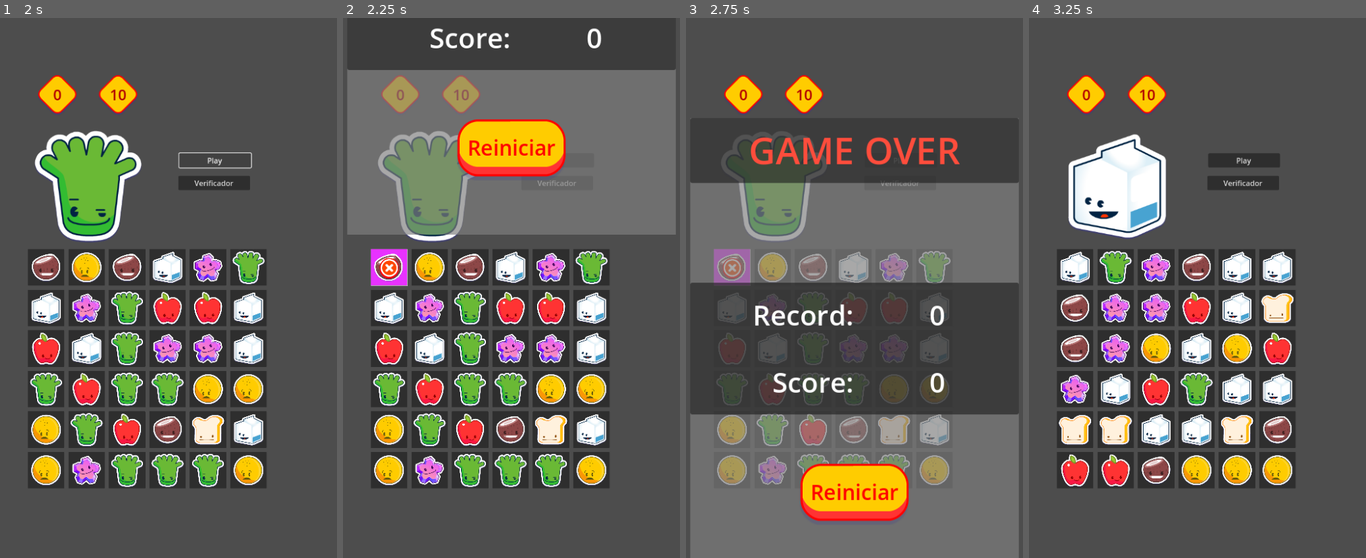
Above: before the commit, frames 1-4 (left to right).
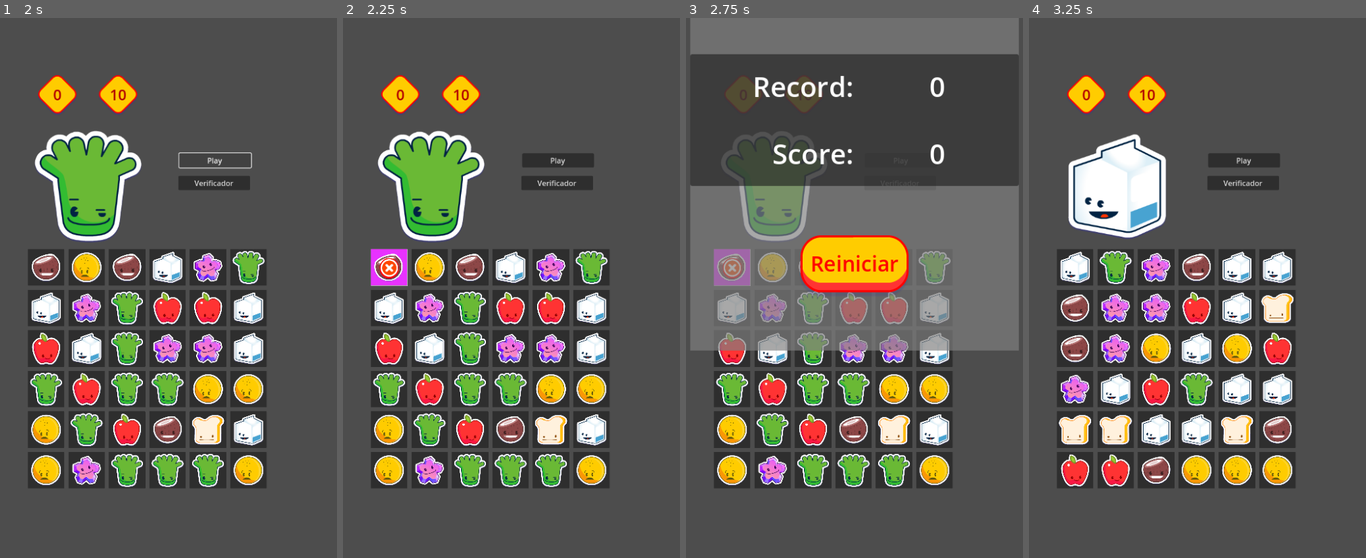
Above: after the commit, the same moments.

Repository: MermeladaMadre/Bootcamp-Godot-VGA
Game: Godot game, scene res://Escenas/manotazo.tscn
The game is run twice, just before and just after one commit, with the same random seed, the same clock (stepped at 60 frames per second) and the same inputs.
Inputs (mouse positions are in pixels of both pictures, inside the frame that each line leads up to):
- Up to frame 1 (2 s): click "Play" at 0.5 s; click "Play" at 1.25 s
- Up to frame 2 (2.25 s): click (390, 266) at 2.02 s
- Up to frame 3 (2.75 s): no input
- Up to frame 4 (3.25 s): click "Reiniciar" at 2.75 s

Frame 1 is identical in both runs. In frame 2, 30% of the frame differs, in the area x 1-99%, y 1-41%; in frame 3, 54%, in the area x 1-99%, y 0-100%; in frame 4, nothing differs.

Commit message:
Se agregó la escena Tweening

Diff:
--- /dev/null
+++ b/manotazo/Escenas/Tweening.tscn
@@ -0,0 +1,25 @@
+[gd_scene load_steps=4 format=3 uid="uid://bifdjkrggl7yy"]
+
+[ext_resource type="Script" uid="uid://bustlx6arer0e" path="res://Scripts/draganddrop.gd" id="1_rx73v"]
+[ext_resource type="Texture2D" uid="uid://df0xqp48qnpvl" path="res://imagenes/personajes/coco.png" id="2_rx73v"]
+[ext_resource type="Texture2D" uid="uid://bqt3kjdndl00c" path="res://imagenes/botones/iconLevel.png" id="3_mulva"]
+
+[node name="Node2D" type="Node2D"]
+script = ExtResource("1_rx73v")
+
+[node name="coco" type="Sprite2D" parent="."]
+position = Vector2(360, 415)
+scale = Vector2(3.291, 3)
+texture = ExtResource("2_rx73v")
+
+[node name="TextureButton" type="TextureButton" parent="."]
+offset_left = 577.0
+offset_top = 34.0
+offset_right = 705.0
+offset_bottom = 162.0
+texture_normal = ExtResource("3_mulva")
+
+[connection signal="button_down" from="TextureButton" to="." method="_on_texture_button_button_down"]
+[connection signal="button_up" from="TextureButton" to="." method="_on_texture_button_button_up"]
+[connection signal="mouse_entered" from="TextureButton" to="." method="_on_texture_button_mouse_entered"]
+[connection signal="pressed" from="TextureButton" to="." method="_on_texture_button_pressed"]
--- /dev/null
+++ b/manotazo/Scripts/draganddrop.gd
@@ -0,0 +1,53 @@
+extends Node2D
+
+var IsDragging = false
+
+func _ready() -> void:
+	#$coco.scale = Vector2(0,0)
+	#$coco.modulate = Color.TRANSPARENT
+	pass
+
+
+
+func _animaAlCoco():
+	var cocoTween = get_tree().create_tween().set_loops()
+	#cocoTween.tween_property($coco,"scale", Vector2(3.0,3.0),3.0).set_ease(Tween.EASE_OUT_IN).set_trans(Tween.TRANS_EXPO)
+	cocoTween.tween_property($coco,"modulate", Color.RED,2.0)
+	cocoTween.set_ease(Tween.EASE_OUT)
+	cocoTween.set_trans(Tween.TRANS_EXPO)
+	cocoTween.tween_callback(_cocoTransparente)
+
+
+	cocoTween.play()
+
+func _cocoTransparente():
+		$coco.modulate = Color.TRANSPARENT
+
+func _on_texture_button_pressed() -> void:
+	#$coco.scale = Vector2(0,0)
+	$coco.modulate = Color.WHITE
+	_animaAlCoco()
+	pass # Replace with function body.
+
+
+
+func _on_texture_button_mouse_entered() -> void:
+	IsDragging = true
+
+
+	pass # Replace with function body.
+
+
+func _on_texture_button_button_down() -> void:
+	#if IsDragging:
+			#
+		#var nX = Input.mouse.x
+		#var nY = Input.mouse.y
+		#
+		#$TextureButton.position = Vector2(nX,nY)
+	pass # Replace with function body.
+
+
+func _on_texture_button_button_up() -> void:
+	IsDragging = false
+	pass # Replace with function body.
--- a/manotazo/Scripts/manotazo.gd
+++ b/manotazo/Scripts/manotazo.gd
@@ -16,7 +16,7 @@
 		gameoverTween.kill()
 
 	gameoverTween = get_tree().create_tween()
-	gameoverTween.tween_property($Control/CenterContainer, "position", Vector2(0.0,0.0),1).set_trans(Tween.TRANS_BACK).set_ease(Tween.EASE_OUT)
+	gameoverTween.tween_property($Control/CenterContainer, "position", Vector2(0.0,0.0),3).set_trans(Tween.TRANS_BACK).set_ease(Tween.EASE_OUT)
 
 	gameoverTween.play()
 
Not shown, added: manotazo/Scripts/draganddrop.gd.uid
